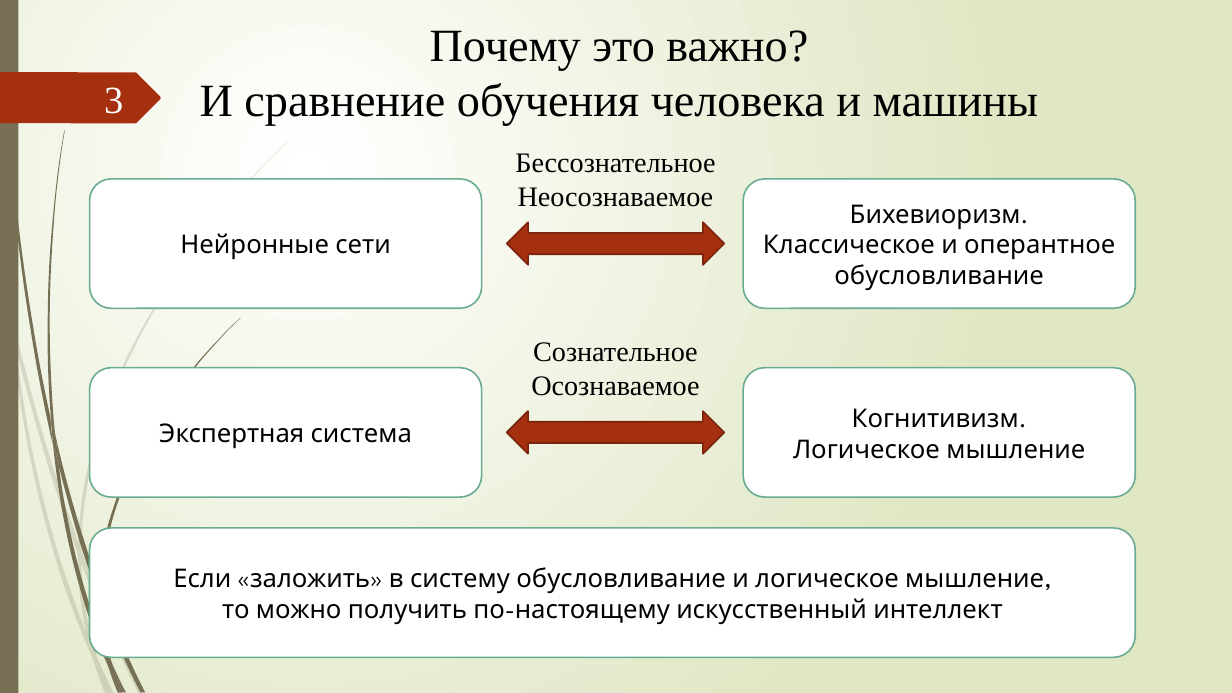
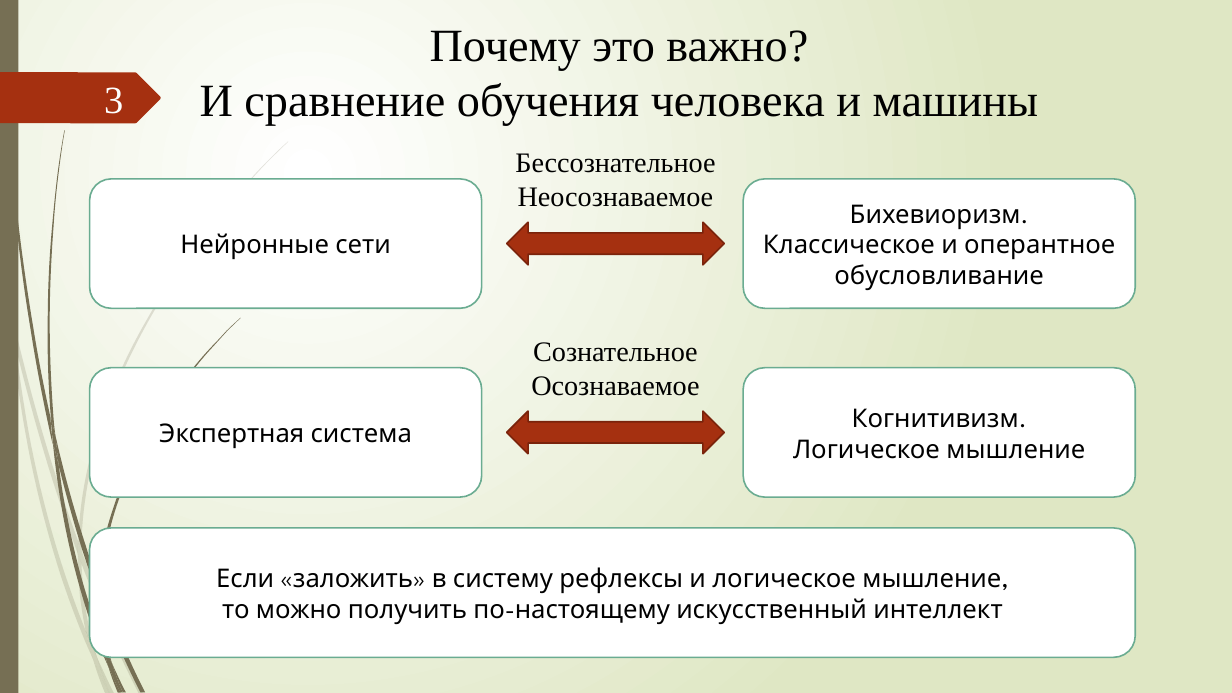
Before and after one commit to xex238/Diploma_2022, a slide deck: slide 3 of docs/Отчёты/ВКР/Новицкий_МПИ-20-4-2_ВКР_Презентация.pptx. Drawn at 1232x693 pixels with LibreOffice and Linux fonts; fonts in the diff are those of the drawing. Boxes give left, top, right and bottom in pixels: in the first picture for what was removed or moved away, otherwise in the second. Text is boxed around its words. In the diff, an @@ line names an element or a change of style, - is before the commit and + after.

```diff
--- a/docs/Отчёты/ВКР/Новицкий_МПИ-20-4-2_ВКР_Презентация.pptx
+++ b/docs/Отчёты/ВКР/Новицкий_МПИ-20-4-2_ВКР_Презентация.pptx
@@ text in rounded rectangle at box(216, 567, 1001, 593): text changed @@
-Если «заложить» в систему обусловливание и логическое мышление,
+Если «заложить» в систему рефлексы и логическое мышление,
```
Also in this commit, not shown: 5 other slides changed, 9 slides added, 2 slides removed, 1 other file.
